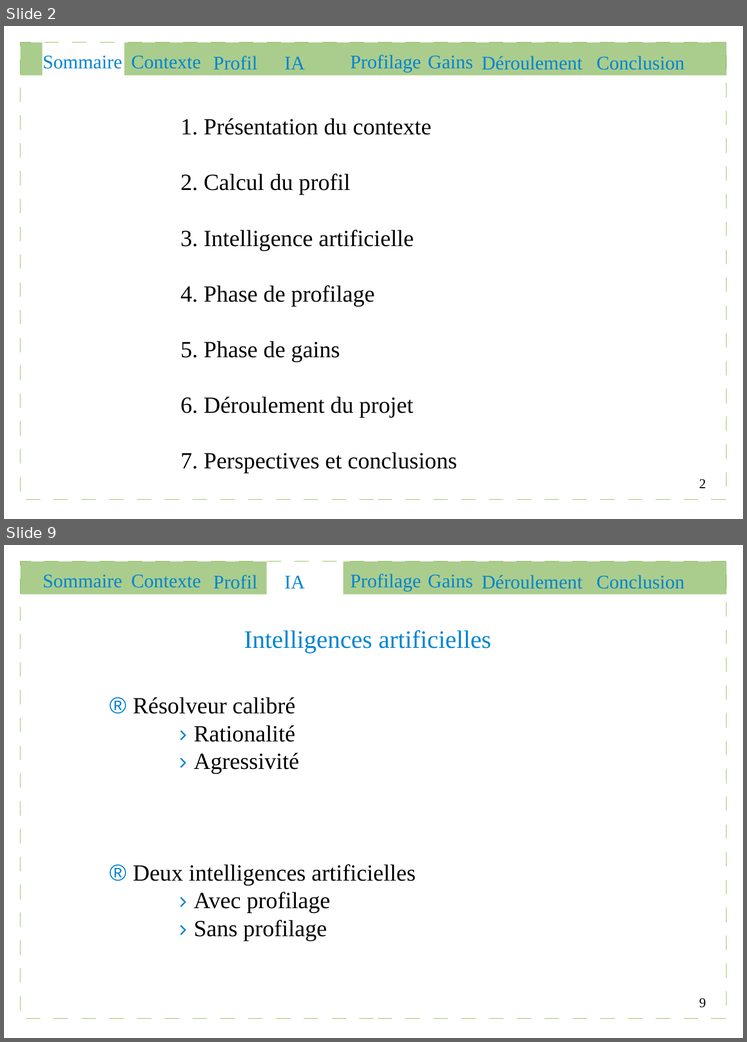
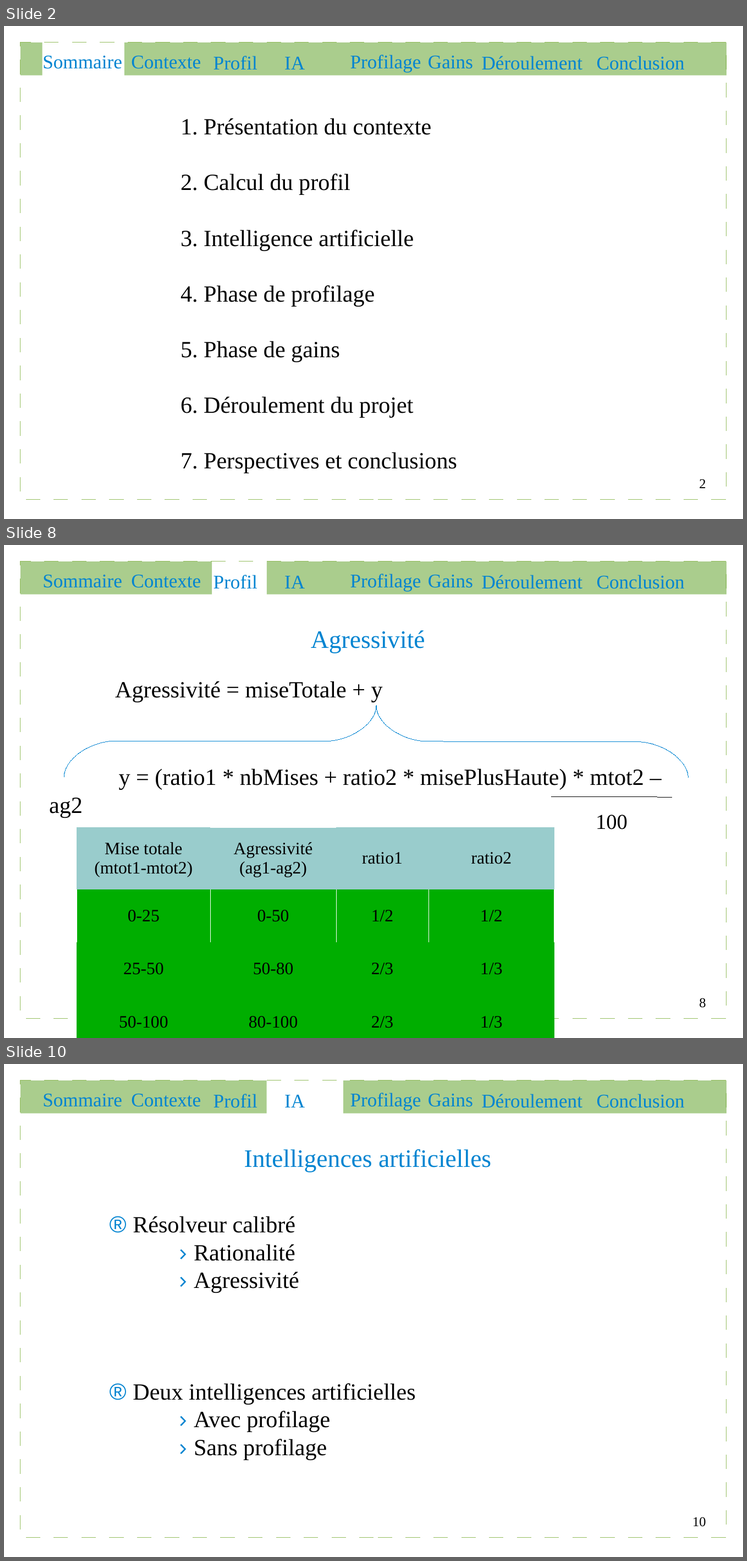
Before and after one commit to Gouga34/TERM1_Poker, a slide deck: Soutenance/presentation.odp. Shown one above the other, each under a label of ours: slides 2 and 9 before the commit, slides 2, 8 and 10 after it; the slides between them are not shown. The pictures are 747x1042 and 747x1561 pixels, drawn with LibreOffice and Linux fonts; fonts in the diff are those of the drawing. Boxes give left, top, right and bottom in pixels: in the first picture for what was removed or moved away, otherwise in the second. Text is boxed around its words. In the diff, an @@ line names an element or a change of style, - is before the commit and + after.

```diff
--- a/Soutenance/presentation.odp
+++ b/Soutenance/presentation.odp
@@ slide 8 added at bbox=[4, 545, 743, 1038], background #FFFFFF; not listed: 1 template element that a slide beside it also shows @@
@@ rectangle added at bbox=[20, 561, 212, 595], fill #579D1C at 50% opacity @@
@@ text added at bbox=[42, 574, 122, 588], 20 pt, text #0084D1 @@
+Sommaire
@@ text added at bbox=[131, 574, 201, 588], 20 pt, text #0084D1 @@
+Contexte
@@ text added at bbox=[214, 575, 258, 589], 20 pt, text #0084D1 @@
+Profil
@@ rectangle added at bbox=[267, 561, 727, 595], fill #579D1C at 50% opacity @@
@@ text added at bbox=[284, 576, 305, 588], 20 pt, text #0084D1 @@
+IA
@@ text added at bbox=[350, 574, 421, 591], 20 pt, text #0084D1 @@
+Profilage
@@ text added at bbox=[428, 574, 473, 588], 20 pt, text #0084D1 @@
+Gains
@@ text added at bbox=[482, 575, 583, 589], 20 pt, text #0084D1 @@
+Déroulement
@@ text added at bbox=[597, 575, 685, 589], 20 pt, text #0084D1 @@
+Conclusion
@@ text added at bbox=[311, 630, 425, 653], 26 pt, text #0084D1 @@
+Agressivité
@@ text added at bbox=[115, 681, 383, 702], 24 pt, text #000000 @@
+Agressivité = miseTotale + y
@@ freeform shape added at bbox=[64, 705, 689, 778], outline #0084D1 0 pt @@
@@ text added at bbox=[49, 768, 644, 818], 24 pt, text #000000 @@
+y = (ratio1 * nbMises + ratio2 * misePlusHaute) * mtot2 – ag2
@@ line added from (551, 797) to (672, 797), #000000 0 pt @@
@@ text added at bbox=[596, 815, 628, 829], 22 pt, text #000000 @@
+100
@@ table added at bbox=[77, 827, 555, 1038], 4 rows, 4 columns @@
+Mise totale / (mtot1-mtot2) | Agressivité / (ag1-ag2) | ratio1 | ratio2
+0-25 | 0-50 | 1/2 | 1/2
+25-50 | 50-80 | 2/3 | 1/3
+50-100 | 80-100 | 2/3 | 1/3
@@ page number added at bbox=[699, 998, 706, 1008], 14 pt, text #000000 @@
+8
@@ what was slide 9 is now slide 10 @@
@@ page number at bbox=[693, 1517, 706, 1527]: text changed @@
-9
+10
```
Also in this commit, not shown: 11 slides changed, 3 other slides added, 1 slide removed, 8 other files.
